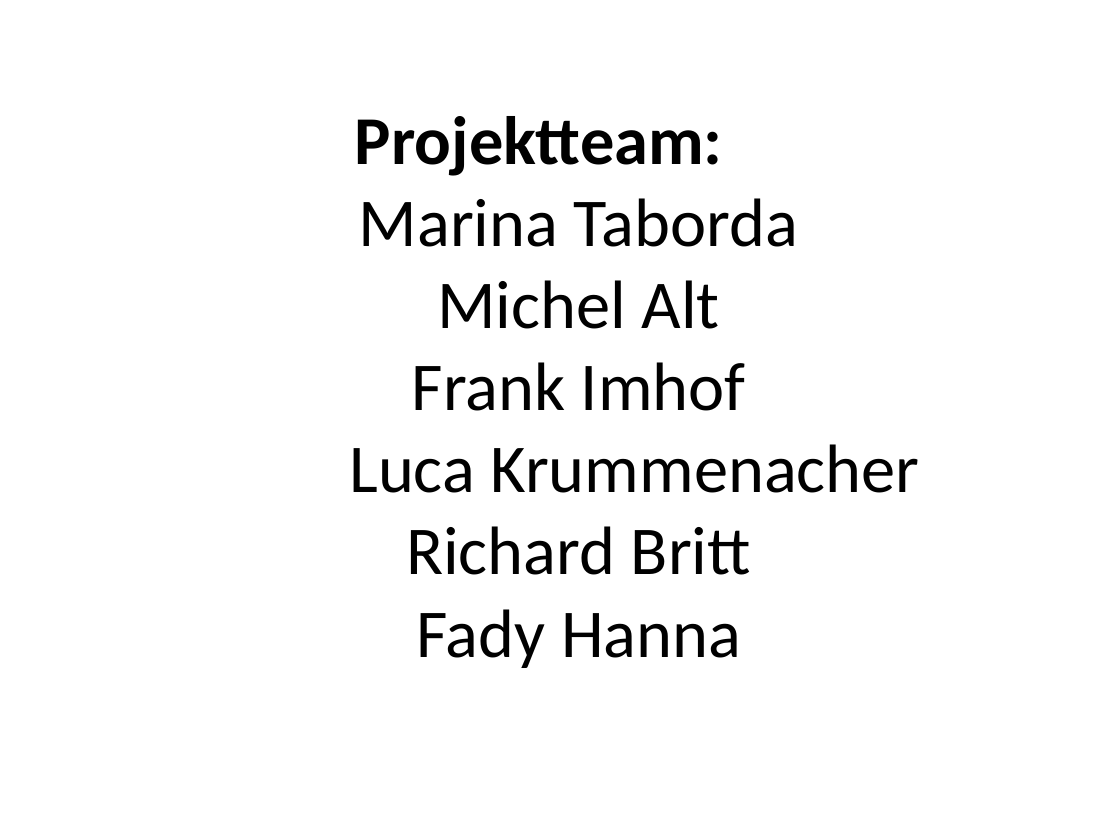
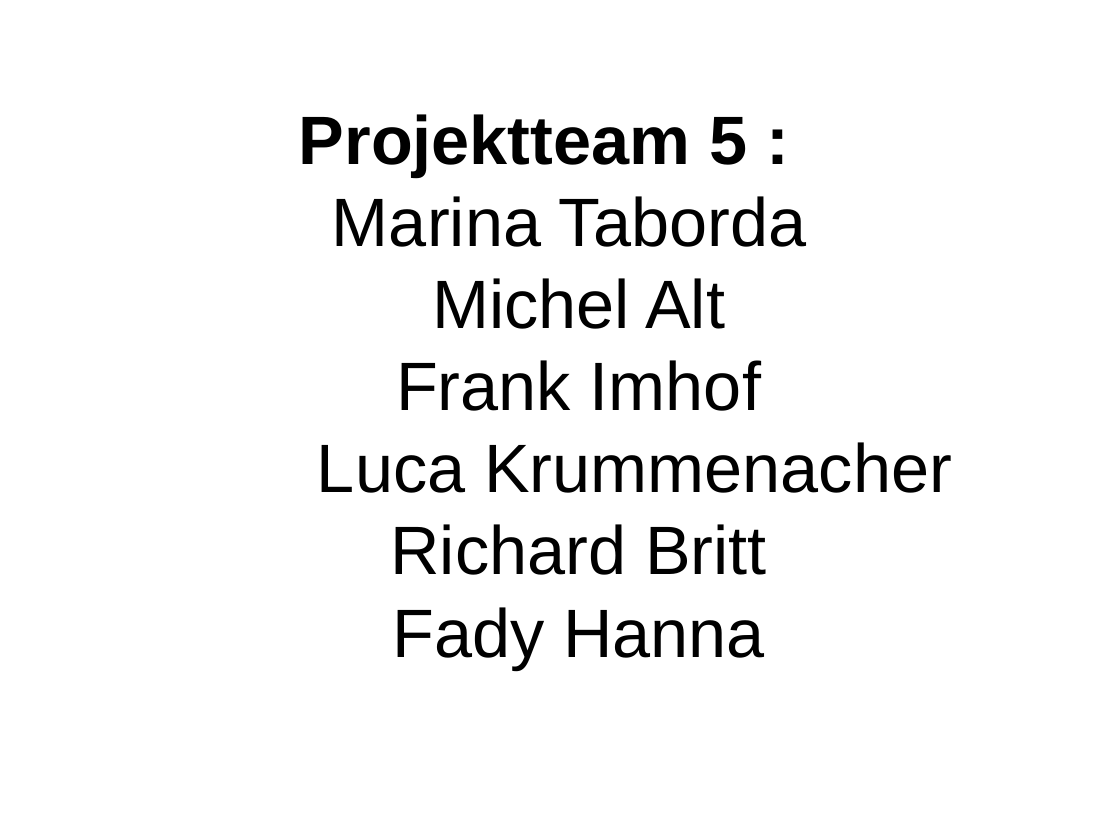
Before and after one commit to marinataborda/P2Organisation, a slide deck: slide 3 of ZwischenPresäntation.pptx (slide 2 before the commit). Drawn at 1120x840 pixels with LibreOffice and Linux fonts; fonts in the diff are those of the drawing. Boxes give left, top, right and bottom in pixels: in the first picture for what was removed or moved away, otherwise in the second. Text is boxed around its words. In the diff, an @@ line names an element or a change of style, - is before the commit and + after.

```diff
--- a/ZwischenPresäntation.pptx
+++ b/ZwischenPresäntation.pptx
@@ title at <box>299,114,952,669</box>: text changed; font Calibri to Arial @@
-Projektteam:
-Marina Taborda
-Michel Alt
-Frank Imhof
-Luca Krummenacher
-Richard Britt
-Fady Hanna
+Projektteam 5 :
+Marina Taborda
+Michel Alt
+Frank Imhof
+Luca Krummenacher
+Richard Britt
+Fady Hanna
```
Also in this commit, not shown: 2 other slides changed, 8 slides added, 1 slide removed.
